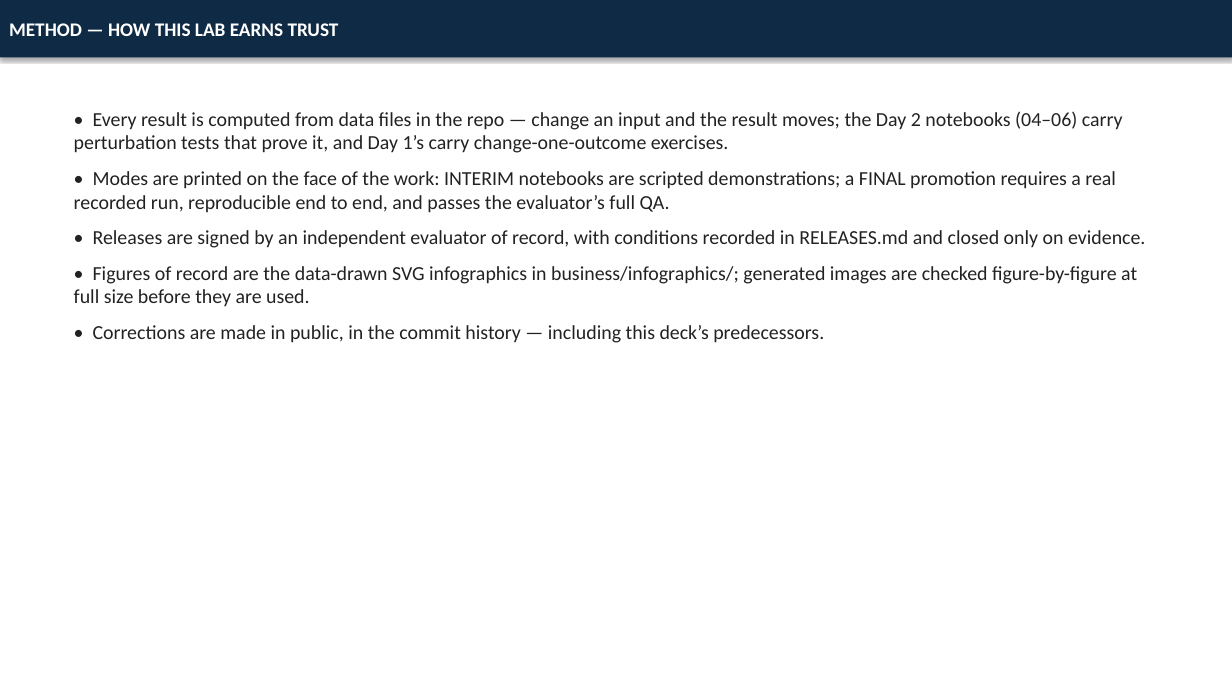
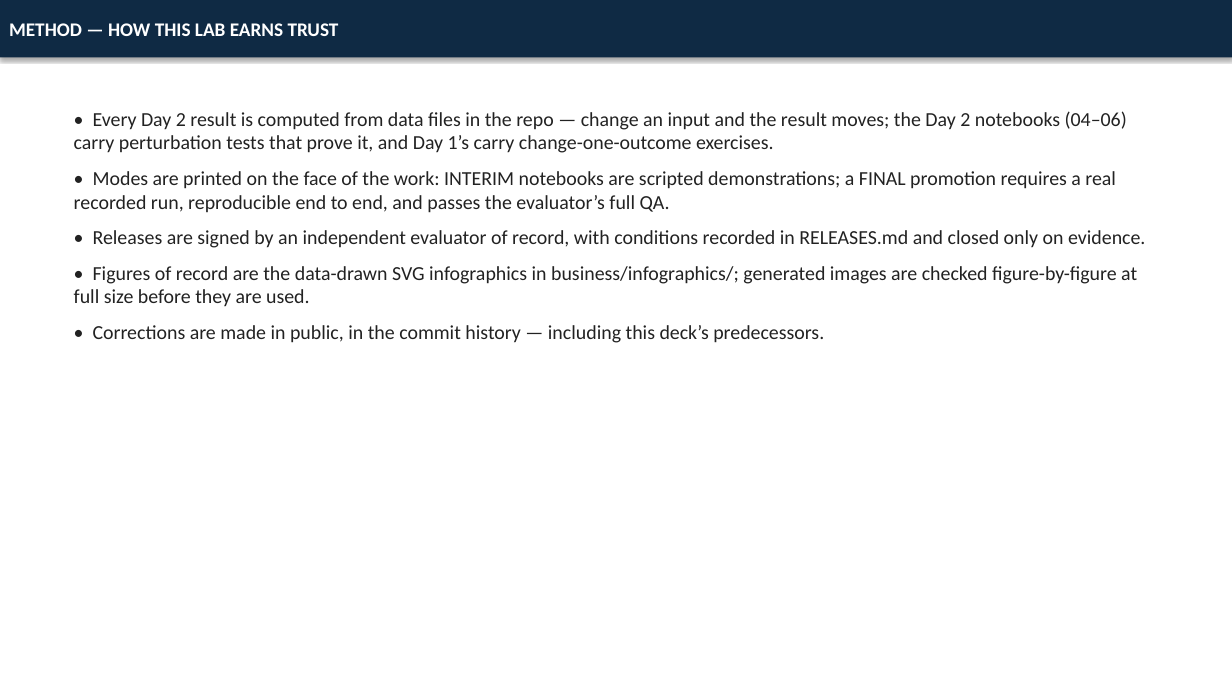
Before and after one commit to GAI-Engineering/poc-learning-lab, a slide deck: slide 10 of business/POC-BUSINESS-CASE-DECK.pptx. Drawn at 1232x693 pixels with LibreOffice and Linux fonts; fonts in the diff are those of the drawing. Boxes give left, top, right and bottom in pixels: in the first picture for what was removed or moved away, otherwise in the second. Text is boxed around its words. In the diff, an @@ line names an element or a change of style, - is before the commit and + after.

Commit message:
LOW fixes: POC 04 card re-render ('labelled' throughout); deck rebuilt (slide 10 scoped to Day 2)

```diff
--- a/business/POC-BUSINESS-CASE-DECK.pptx
+++ b/business/POC-BUSINESS-CASE-DECK.pptx
@@ text at (74, 111, 1127, 153): text changed @@
-• Every result is computed from data files in the repo — change an input and the result moves; the Day 2 notebooks (04–06) carry perturbation tests that prove it, and Day 1’s carry change-one-outcome exercises.
+• Every Day 2 result is computed from data files in the repo — change an input and the result moves; the Day 2 notebooks (04–06) carry perturbation tests that prove it, and Day 1’s carry change-one-outcome exercises.
```
Also in this commit, not shown: 1 other file.
